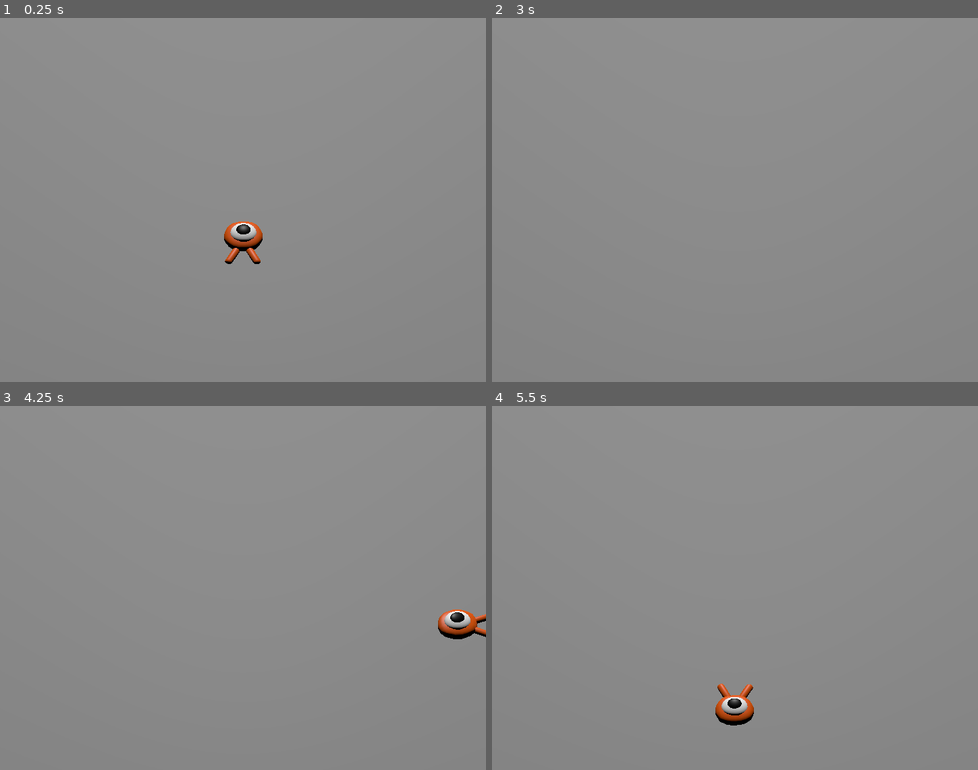
Above: before the commit, frames 1-4 (two rows, left to right).
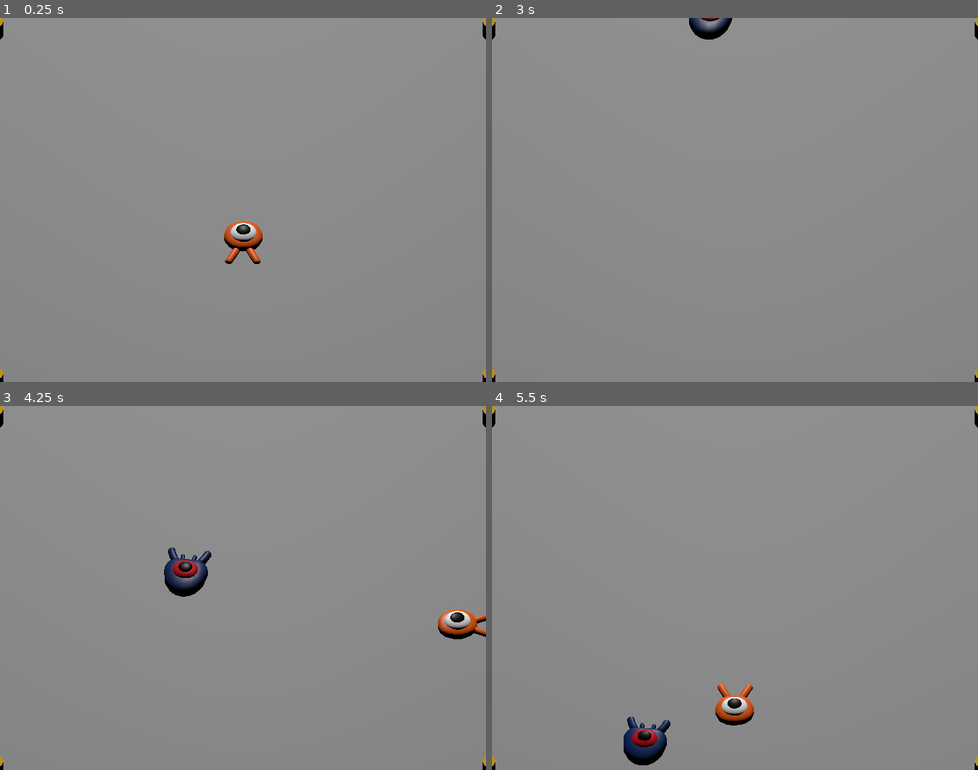
Above: after the commit, the same moments.

Repository: DustinMaple/Godot4Learn
Game: Godot game, scene res://main.tscn
Same seed, same stepped clock (60 frames per second), same inputs: the game is played once before the commit and once after it.
Inputs:
- Up to frame 1 (0.25 s): no input
- Up to frame 2 (3 s): tap Enter at 0.5 s; hold D (move_right) 0.53-1.28 s; hold S (move_back) 1.28-2.03 s; hold D (move_right) 2.03-2.78 s; tap Space at 2.75 s; hold W (move_forward) from 2.78 s (still down)
- Up to frame 3 (4.25 s): release W (move_forward) at 3.53 s; hold A (move_left) from 3.53 s (still down)
- Up to frame 4 (5.5 s): release A (move_left) at 5.03 s; hold S (move_back) from 5.03 s (still down)

The runs differ from the first frame. In frame 1, 0.1% of the frame differs, in the area x 0-100%, y 0-100%; in frame 2, 0.5%; in frame 3, 1.0%; in frame 4, 1.0%.

Commit message:
添加敌人

Diff:
--- /dev/null
+++ b/demo3d/main.gd
@@ -0,0 +1,24 @@
+extends Node
+
+@export var mob_scene: PackedScene
+
+# Called when the node enters the scene tree for the first time.
+func _ready():
+	$SpawnTimer.start()
+	pass # Replace with function body.
+
+
+# Called every frame. 'delta' is the elapsed time since the previous frame.
+func _process(delta):
+	pass
+
+
+func _on_spawn_timer_timeout():
+	var spawnPosition = $SpawnPath/SpawnPosition
+	spawnPosition.progress_ratio = randf()
+	var mob = mob_scene.instantiate()
+	print("spawn position:", spawnPosition.position)
+
+	mob.initialize(spawnPosition.position, $Player.position)
+	add_child(mob)
+	pass # Replace with function body.
--- a/demo3d/main.tscn
+++ b/demo3d/main.tscn
@@ -1,6 +1,8 @@
-[gd_scene load_steps=4 format=3 uid="uid://c25lo0ddr77w4"]
+[gd_scene load_steps=9 format=3 uid="uid://ybk6duj1twre"]
 
+[ext_resource type="Script" path="res://main.gd" id="1_ug75u"]
 [ext_resource type="PackedScene" uid="uid://b4ighcl7f12yb" path="res://scene/player.tscn" id="1_vbpwi"]
+[ext_resource type="PackedScene" uid="uid://db62kdicqweqo" path="res://scene/mob.tscn" id="2_6j37d"]
 
 [sub_resource type="BoxShape3D" id="BoxShape3D_hd64h"]
 size = Vector3(60, 2, 60)
@@ -8,7 +10,22 @@
 [sub_resource type="BoxMesh" id="BoxMesh_d10k5"]
 size = Vector3(60, 2, 60)
 
+[sub_resource type="StandardMaterial3D" id="StandardMaterial3D_r710m"]
+albedo_color = Color(0.811765, 0.627451, 0, 1)
+
+[sub_resource type="CylinderMesh" id="CylinderMesh_c4oib"]
+material = SubResource("StandardMaterial3D_r710m")
+
+[sub_resource type="Curve3D" id="Curve3D_5l0ku"]
+_data = {
+"points": PackedVector3Array(0, 0, 0, 0, 0, 0, 0.0548582, 0.0205002, -25.7454, 0, 0, 0, 0, 0, 0, 26.071, 0.0206146, -25.6498, 0, 0, 0, 0, 0, 0, 26.2163, -0.000179291, 0.465359, 0, 0, 0, 0, 0, 0, -0.0420713, -0.000331879, 0.415888, 0, 0, 0, 0, 0, 0, 0.0548582, 0.0205002, -25.7454),
+"tilts": PackedFloat32Array(0, 0, 0, 0, 0)
+}
+point_count = 5
+
 [node name="Main" type="Node"]
+script = ExtResource("1_ug75u")
+mob_scene = ExtResource("2_6j37d")
 
 [node name="Ground" type="StaticBody3D" parent="."]
 transform = Transform3D(1, 0, 0, 0, 1, 0, 0, 0, 1, 0, -1, 0)
@@ -34,3 +51,33 @@
 transform = Transform3D(1, 0, 0, 0, 1, 0, 0, 0, 1, 0, 0, 19)
 projection = 1
 size = 19.0
+
+[node name="Cylinders" type="Node3D" parent="."]
+
+[node name="MeshInstance3D" type="MeshInstance3D" parent="Cylinders"]
+transform = Transform3D(1, 0, 0, 0, 1, 0, 0, 0, 1, -13, 0, -15)
+mesh = SubResource("CylinderMesh_c4oib")
+
+[node name="MeshInstance3D2" type="MeshInstance3D" parent="Cylinders"]
+transform = Transform3D(1, 0, 0, 0, 1, 0, 0, 0, 1, 13, 0, -15)
+mesh = SubResource("CylinderMesh_c4oib")
+
+[node name="MeshInstance3D3" type="MeshInstance3D" parent="Cylinders"]
+transform = Transform3D(1, 0, 0, 0, 1, 0, 0, 0, 1, 13, 0, 11)
+mesh = SubResource("CylinderMesh_c4oib")
+
+[node name="MeshInstance3D4" type="MeshInstance3D" parent="Cylinders"]
+transform = Transform3D(1, 0, 0, 0, 1, 0, 0, 0, 1, -13, 0, 11)
+mesh = SubResource("CylinderMesh_c4oib")
+
+[node name="SpawnPath" type="Path3D" parent="."]
+transform = Transform3D(1, 0, 0, 0, 1, 0, 0, 0, 1, -13, 0, 11)
+curve = SubResource("Curve3D_5l0ku")
+
+[node name="SpawnPosition" type="PathFollow3D" parent="SpawnPath"]
+transform = Transform3D(-0.00367426, -4.39878e-06, -0.999993, -2.27371e-13, 1, -4.39881e-06, 0.999982, -1.61623e-08, -0.0036743, 0.0548582, 0.0205002, -25.7454)
+
+[node name="SpawnTimer" type="Timer" parent="."]
+wait_time = 2.0
+
+[connection signal="timeout" from="SpawnTimer" to="." method="_on_spawn_timer_timeout"]
--- /dev/null
+++ b/demo3d/scene/mob.gd
@@ -0,0 +1,20 @@
+extends CharacterBody3D
+
+@export var min_speed = 10
+@export var max_speed = 20
+
+
+func _physics_process(delta):
+	move_and_slide()
+
+func initialize(startPosition, targetPosition):
+	look_at_from_position(startPosition, targetPosition)
+	var speed = randf_range(min_speed, max_speed)
+	rotate_y(randf_range(-PI/4, PI/4))
+	velocity = Vector3.FORWARD.rotated(Vector3.UP, rotation.y) * speed
+	pass
+
+
+func _on_visible_on_screen_notifier_3d_screen_exited():
+	queue_free()
+	pass # Replace with function body.
--- /dev/null
+++ b/demo3d/scene/mob.tscn
@@ -0,0 +1,24 @@
+[gd_scene load_steps=4 format=3 uid="uid://db62kdicqweqo"]
+
+[ext_resource type="Script" path="res://scene/mob.gd" id="1_awdxd"]
+[ext_resource type="PackedScene" uid="uid://ca0wvlegee084" path="res://art/mob.glb" id="2_bnyta"]
+
+[sub_resource type="BoxShape3D" id="BoxShape3D_dhwrb"]
+size = Vector3(2.31919, 0.914972, 2.75619)
+
+[node name="Mod" type="CharacterBody3D"]
+collision_mask = 0
+script = ExtResource("1_awdxd")
+
+[node name="Pivot" type="Node3D" parent="."]
+
+[node name="mob" parent="Pivot" instance=ExtResource("2_bnyta")]
+
+[node name="CollisionShape3D" type="CollisionShape3D" parent="."]
+transform = Transform3D(1, 0, 0, 0, 1, 0, 0, 0, 1, 0, 0.494187, 0)
+shape = SubResource("BoxShape3D_dhwrb")
+
+[node name="VisibleOnScreenNotifier3D" type="VisibleOnScreenNotifier3D" parent="."]
+aabb = AABB(-1.19358, -1, -1.95884, 2.38717, 2, 3.91769)
+
+[connection signal="screen_exited" from="VisibleOnScreenNotifier3D" to="." method="_on_visible_on_screen_notifier_3d_screen_exited"]
